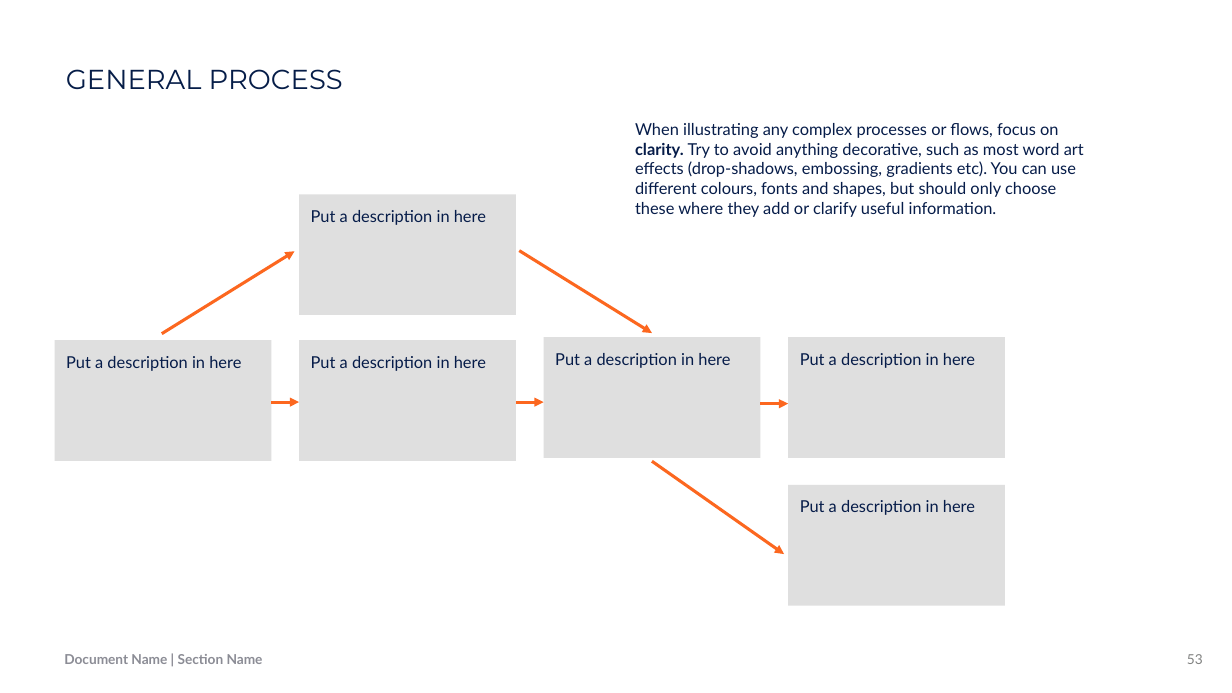
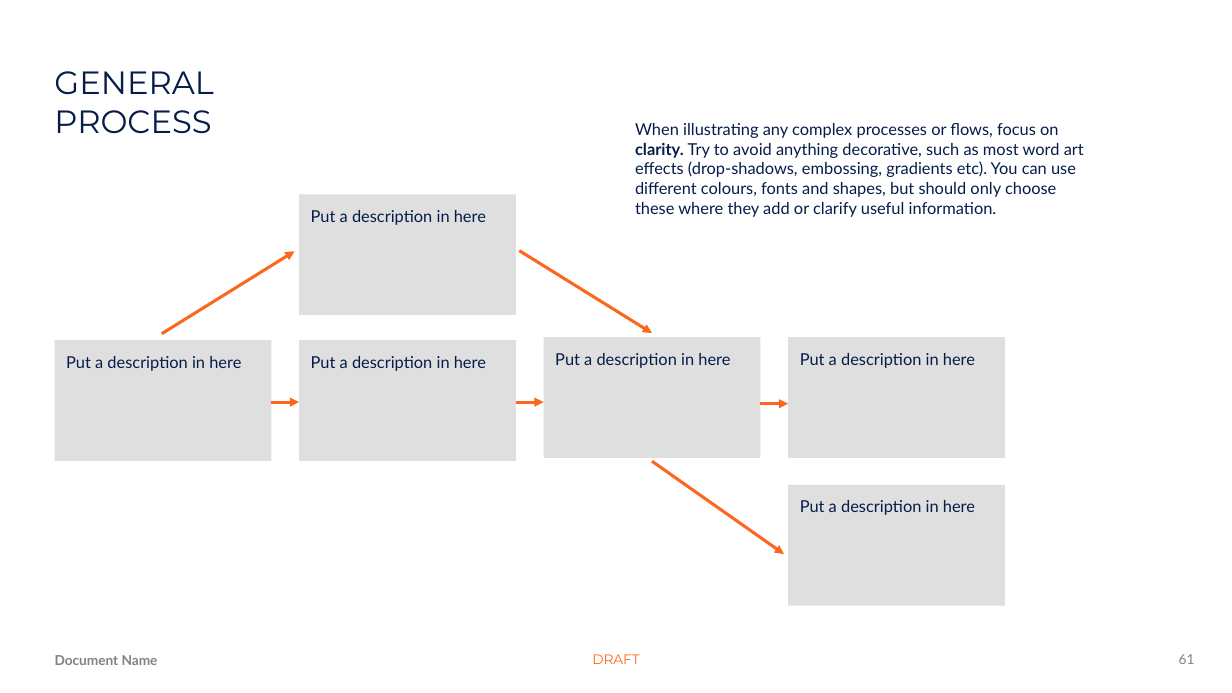
Before and after one commit to Jamison413/kevmaitland-PoshAnt, a slide deck: slide 61 of Intune-WinApp/OfficeThemes/Blank.potx (slide 53 before the commit). Drawn at 1232x693 pixels with LibreOffice and Linux fonts; fonts in the diff are those of the drawing; background and template pictures are left out. Boxes give left, top, right and bottom in pixels: in the first picture for what was removed or moved away, otherwise in the second. Text is boxed around its words. In the diff, an @@ line names an element or a change of style, - is before the commit and + after.

```diff
--- a/Intune-WinApp/OfficeThemes/Blank.potx
+++ b/Intune-WinApp/OfficeThemes/Blank.potx
@@ text "GENERAL PROCESS" at (54,71,213,134): size 20 to 23.5 pt, text colour #061D48 to #061C49; indent changed; line spacing 0.9 to 1; less space between paragraphs @@
@@ text added at (55,655,158,665), 10 pt, text #818281, bold @@
+Document Name
@@ text removed at (64,654,263,664) @@
-Document Name | Section Name
@@ text added at (592,654,639,664), 10 pt, text #FC671F @@
+DRAFT
@@ page number added at (1179,654,1195,664), 10 pt, text #818281 @@
+61
@@ page number removed at (1187,654,1203,664) @@
-53
```
Also in this commit, not shown: 26 other slides changed, 60 slides added, 38 slides removed, 2 other files.
